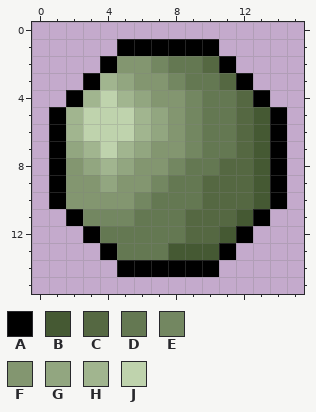
Two versions of one pixel-art file, Assets/Artwork/Interactables/Collectibles/PoisonVial.aseprite. Above, as it was before the edit.
16x16 pixels, 1 frame.
Visible layers, top first: "Layer 2" opacity 48%, "Layer 1".
Palette (. is transparent): A #000000  B #455933  C #556842  D #647852  E #738761  F #839670  G #92a680  H #a1b58f  J #bfd3ad
Pixels before, first column x 1:
 1 ....AAAAAA....
 2 ...AFFEDDCA...
 3 ..AHGFFEDDCA..
 4 .AHJHGFFEDDCA.
 5 AHJJJHGFEDDCBA
 6 AHJJJHGFEDDCBA
 7 AGHJHGFFEDDCBA
 8 AFGHGFFEDDCCBA
 9 AFFGFFEDDCCCBA
10 AFFFFEDDDCCCBA
11 .AEEEDDDCCCBA.
12 ..ADDDDDCCBA..
13 ...ADDDBBBA...
14 ....AAAAAA....
The result:
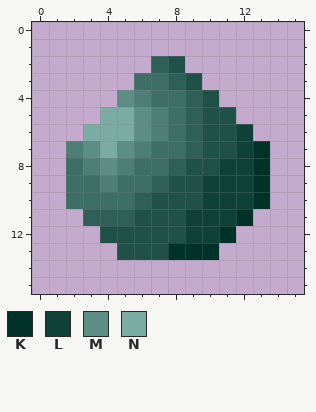
Colours new in this view: K #00322a  L #0f4139  M #5c8e86  N #7aaca4
Difference:
Colour D changes from #647852 to #1f5148.
Colour E changes from #738761 to #2e6058.
Colour F changes from #839670 to #3d6f67.
Colour G changes from #92a680 to #4d7f76.
Layers "Layer 2", "Layer 1":
The author changed colour B to colour K in rows 7 to 10 at x 13; in row 11 at x 12; in row 12 at x 11; in row 13 at x 8 to 10.
The author changed colour C to colour L in rows 6 to 7 at x 12; in row 8 at x 11 to 12; in rows 9 to 10 at x 10 to 12; in row 11 at x 9 to 11; in row 12 at x 9 to 10.
The author changed colour H to colour M in row 4 at x 5; in rows 5 to 6 at x 6; in row 7 at x 3 and 5; in row 8 at x 4.
The author changed colour J to colour N in row 5 at x 4 to 5; in row 6 at x 3 to 5; in row 7 at x 4.
Colour A is removed in row 1 at x 5 to 10; in row 2 at x 4 and 11; in row 3 at x 3 and 12; in row 4 at x 2 and 13; in rows 5 to 10 at x 1 and 14; in row 11 at x 2 and 13.
Colour A is removed in row 12 at x 3 and 12; in row 13 at x 4 and 11; in row 14 at x 5 to 10.
Colour B is removed in rows 5 to 6 at x 13.
Colour C is removed in row 2 at x 10; in row 3 at x 11; in rows 4 to 5 at x 12.
Colour D is removed in row 2 at x 9; in row 3 at x 10; in row 4 at x 11.
Colour F is removed in row 2 at x 5 to 6.
Colour G is removed in row 3 at x 5.
Colour H is removed in row 3 at x 4; in row 4 at x 3; in rows 5 to 6 at x 2.
Colour J is removed in row 4 at x 4; in row 5 at x 3.
Changed places in both pictures, as pixel boxes (x1, y1, x2, y2):
changed: (49, 39, 287, 277)
